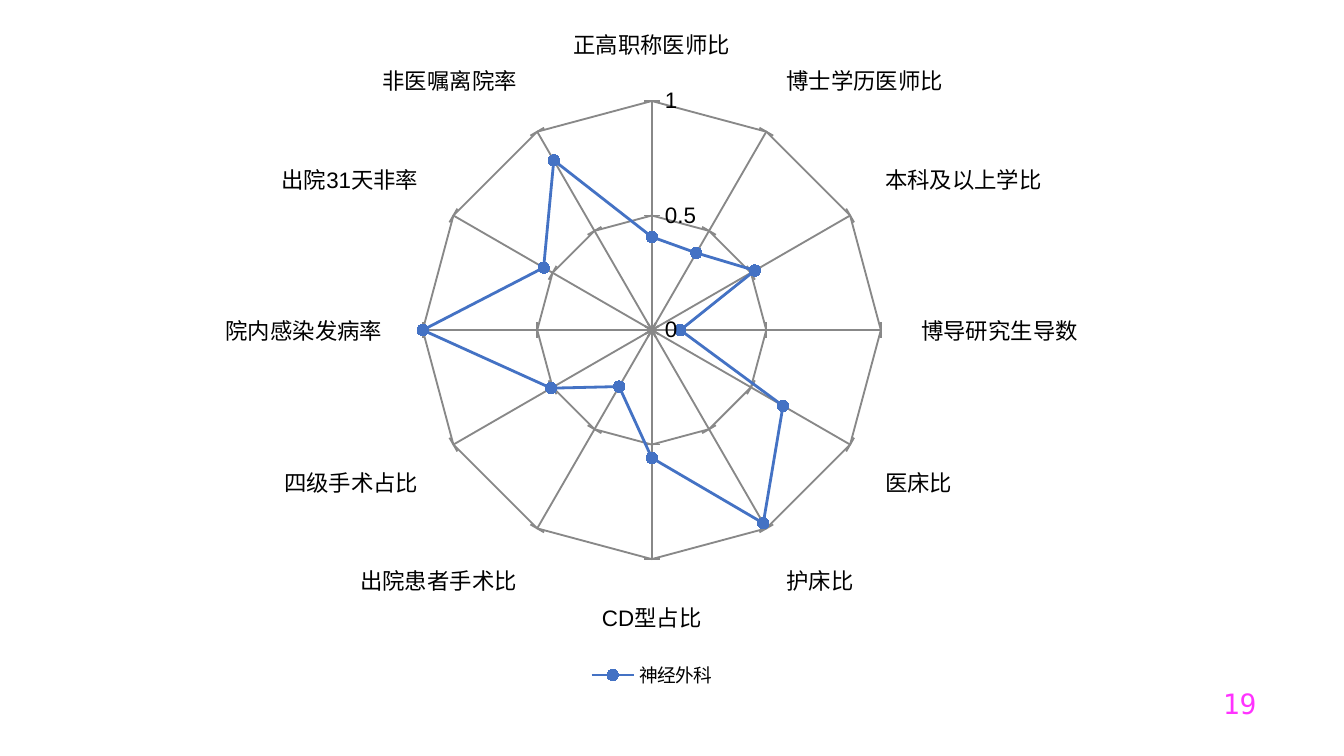
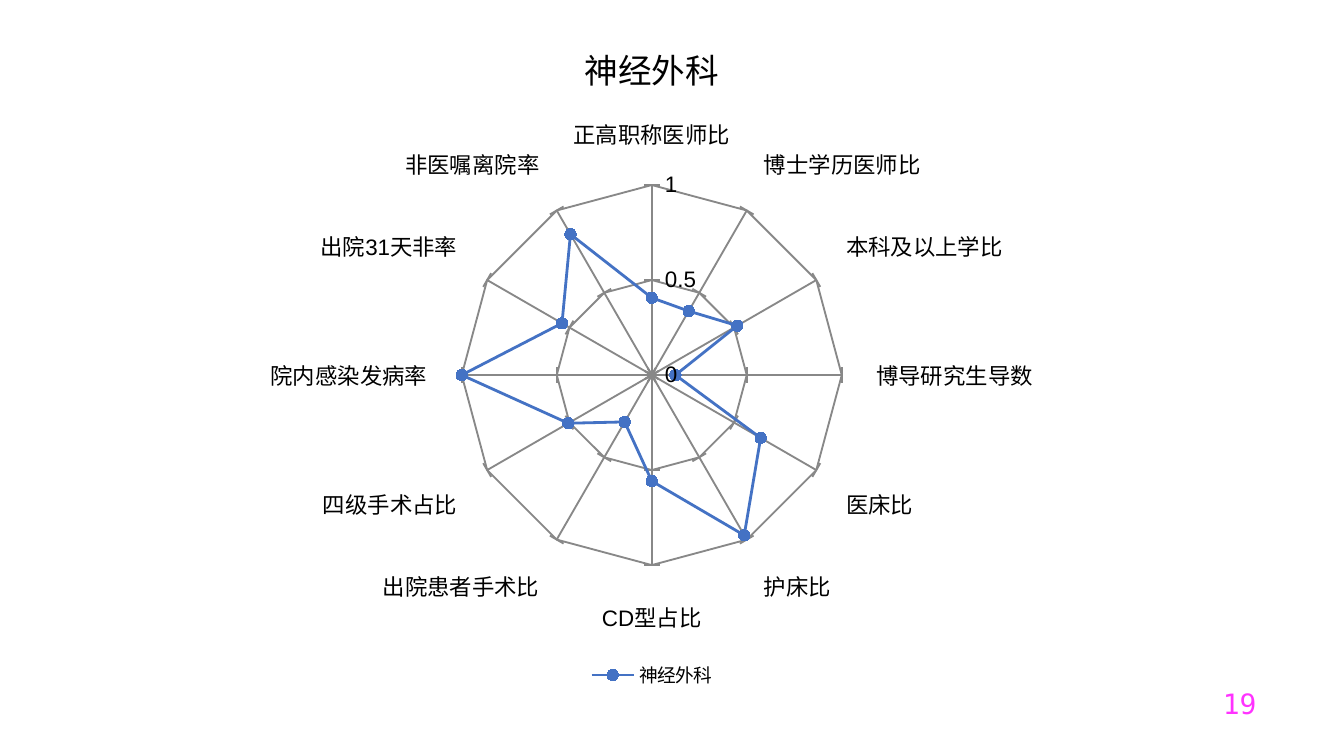
Before and after one commit to Tostig0916/hqcoffee, a slide deck: slide 19 of outputs/PPT/jsszyy.pptxgen.pptx. Drawn at 1344x756 pixels with LibreOffice and Linux fonts; fonts in the diff are those of the drawing. Boxes give left, top, right and bottom in pixels: in the first picture for what was removed or moved away, otherwise in the second. Text is boxed around its words. In the diff, an @@ line names an element or a change of style, - is before the commit and + after.

```diff
--- a/outputs/PPT/jsszyy.pptxgen.pptx
+++ b/outputs/PPT/jsszyy.pptxgen.pptx
@@ radar chart at <box>13,13,1290,694</box> @@
@@ title "神经外科" added @@
```
Also in this commit, not shown: 36 other slides changed, 2 other files.
